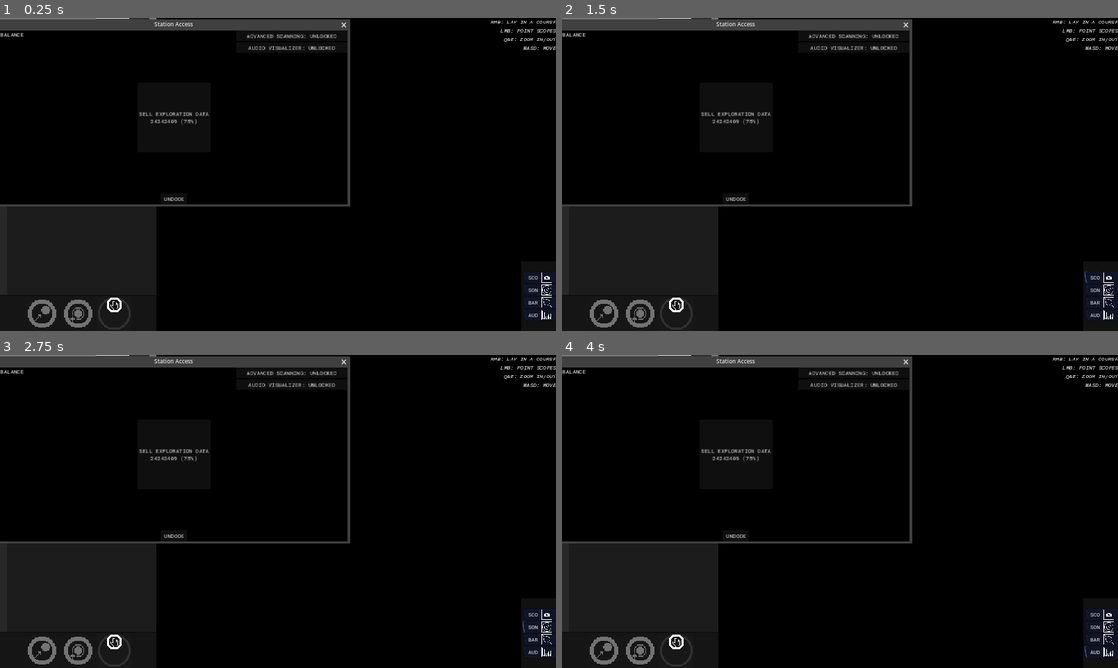
Above: before the commit, frames 1-4 (two rows, left to right).
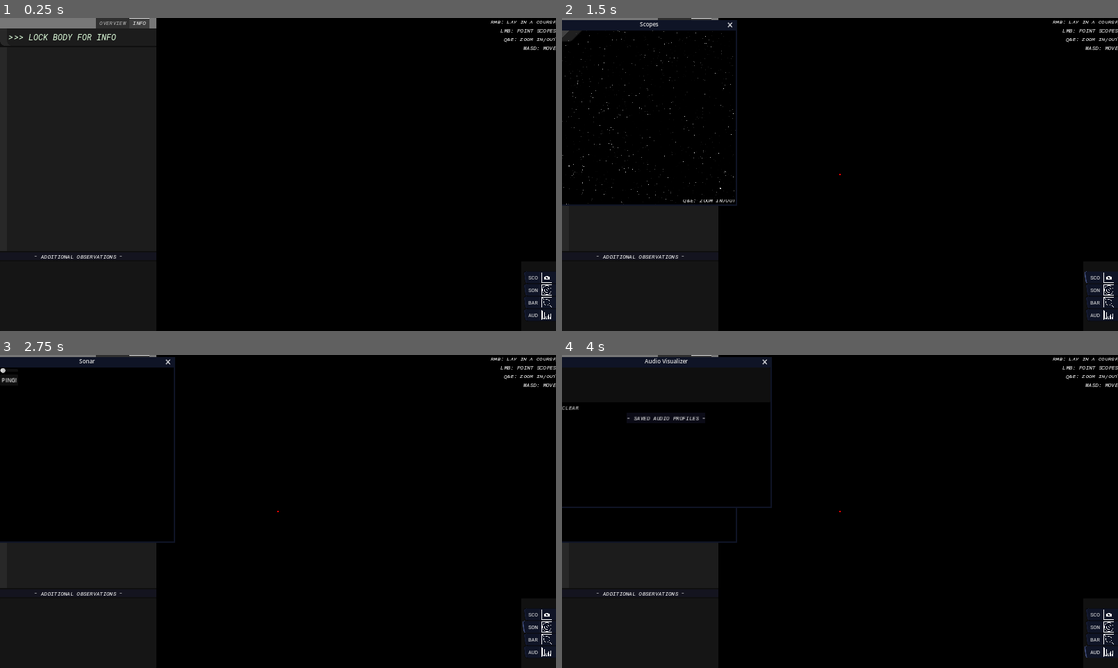
Above: after the commit, the same moments.

Repository: KermitGodFrog/Stellar-Cartography
Game: Godot game, scene res://Scenes/Game Master/gameMaster.tscn
Same seed, same stepped clock (60 frames per second), same inputs: the game is played once before the commit and once after it. Sound files missing from this copy of the repository are replaced by a short silence.
Inputs (mouse positions are in pixels of both pictures, inside the frame that each line leads up to):
- Up to frame 1 (0.25 s): no input
- Up to frame 2 (1.5 s): click (678, 312) at 0.52 s; click "SCO" at 1.25 s
- Up to frame 3 (2.75 s): click "SON" at 2 s
- Up to frame 4 (4 s): click "BAR" at 2.75 s; click "AUD" at 3.5 s

The runs differ from the first frame. In frame 1, 19% of the frame differs, in the area x 0-90%, y 0-100%; in frame 2, 4.6%; in frame 3, 4.4%; in frame 4, 4.7%.
Error before the commit: Invalid access to property or key 'bodies' on a base object of type 'Nil'. (res://Scenes/Game/game.gd:194)

Commit message:
Improvements to body info UI system.

Diff:
--- /dev/null
+++ b/Data/rule.gd
@@ -0,0 +1,5 @@
+extends Resource
+
+@export var criteria: Dictionary
+@export var apply_facts: Dictionary
+@export var response: Dictionary
--- a/Scenes/Audio Visualizer/audio_visualizer.tscn
+++ b/Scenes/Audio Visualizer/audio_visualizer.tscn
@@ -31,6 +31,7 @@
 title = "Audio Visualizer"
 position = Vector2i(0, 36)
 size = Vector2i(600, 400)
+visible = false
 unresizable = true
 theme = ExtResource("1_hiiey")
 
--- a/Scenes/Audio Visualizer/saved_audio_profiles_list.gd
+++ b/Scenes/Audio Visualizer/saved_audio_profiles_list.gd
@@ -32,7 +32,6 @@
 
 		var delete_item = add_item("DELETE", denied, true)
 		set_item_metadata(delete_item, [helper, METADATA_TYPE.DELETE])
-
 	pass
 
 func variation_to_string(variation: bodyAPI.VARIATIONS):
--- a/Scenes/Game/game.gd
+++ b/Scenes/Game/game.gd
@@ -191,8 +191,9 @@
 	return system
 
 func _on_switch_star_system(to_system: starSystemAPI):
-	if world.player.current_star_system.bodies.find(audio_visualizer.current_audio_profile) != -1:
-		audio_visualizer._on_clear_button_pressed()
+	if world.player.current_star_system:
+		if world.player.current_star_system.bodies.find(audio_visualizer.current_audio_profile) != -1:
+			audio_visualizer._on_clear_button_pressed()
 	world.player.current_star_system = to_system
 	system_map.system = to_system
 	system_3d.system = to_system
--- a/Scenes/Station UI/station_ui.tscn
+++ b/Scenes/Station UI/station_ui.tscn
@@ -17,6 +17,7 @@
 title = "Station Access"
 position = Vector2i(0, 36)
 size = Vector2i(1000, 500)
+visible = false
 always_on_top = true
 
 [node name="station_control" type="Control" parent="." groups=["FOLLOW_UPGRADE_STATE"]]
--- a/Scenes/System Map/system_map.gd
+++ b/Scenes/System Map/system_map.gd
@@ -151,8 +151,20 @@
 	if follow_body: follow_body_label.set_text(str(">>> ", follow_body.get_display_name()))
 	else: follow_body_label.set_text(">>> LOCK BODY FOR INFO")
 	body_attributes_list.clear()
-	if follow_body: for entry in follow_body.metadata:
-		body_attributes_list.add_item(str(entry, " : ", follow_body.metadata.get(entry)), null, false) # must be restricted, maybe compile an exclude list somewhere
+	if follow_body:
+		#global
+		body_attributes_list.add_item(str("Radius : ", follow_body.radius * 109.1, " (Earth radii)"), null, false)
+		body_attributes_list.add_item(str("Orbital Speed : ", follow_body.orbit_speed), null, false)
+		body_attributes_list.add_item(str("Orbital Distance : ", follow_body.distance), null, false)
+		#metadata
+		var excluding = ["iterations", "color", "value"]
+		for entry in follow_body.metadata:
+			if excluding.find(entry) == -1:
+				var parse: String
+				match entry:
+					"mass": parse = str(follow_body.metadata.get(entry) * 333000, " (Earth masses)")
+					_: parse = str(follow_body.metadata.get(entry))
+				body_attributes_list.add_item(str(entry, " : ", parse), null, false) # must be restricted, maybe compile an exclude list somewhere
 
 	#PICKER UTILITY \/\/\/\/\/
 	if follow_body: if follow_body.is_planet() and follow_body.get_current_variation() != null:
--- a/Scenes/System Map/system_map.tscn
+++ b/Scenes/System Map/system_map.tscn
@@ -73,7 +73,7 @@
 grow_vertical = 2
 theme = ExtResource("3_djc4s")
 tab_alignment = 2
-current_tab = 1
+current_tab = 2
 script = ExtResource("4_27qwa")
 
 [node name="WARNING" type="ColorRect" parent="system/camera/canvas/control/tabs"]
@@ -95,6 +95,7 @@
 autowrap_mode = 2
 
 [node name="OVERVIEW" type="VBoxContainer" parent="system/camera/canvas/control/tabs"]
+visible = false
 custom_minimum_size = Vector2(450, 850)
 layout_mode = 2
 theme = ExtResource("3_djc4s")
@@ -149,7 +150,6 @@
 expand_icon = true
 
 [node name="INFO" type="VBoxContainer" parent="system/camera/canvas/control/tabs"]
-visible = false
 custom_minimum_size = Vector2(450, 850)
 layout_mode = 2
 theme = ExtResource("3_djc4s")
